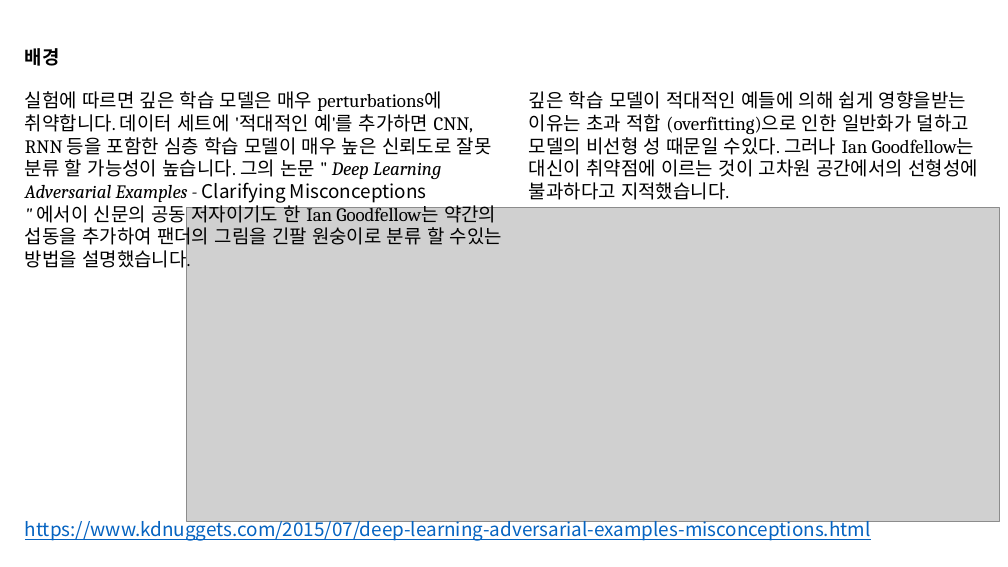
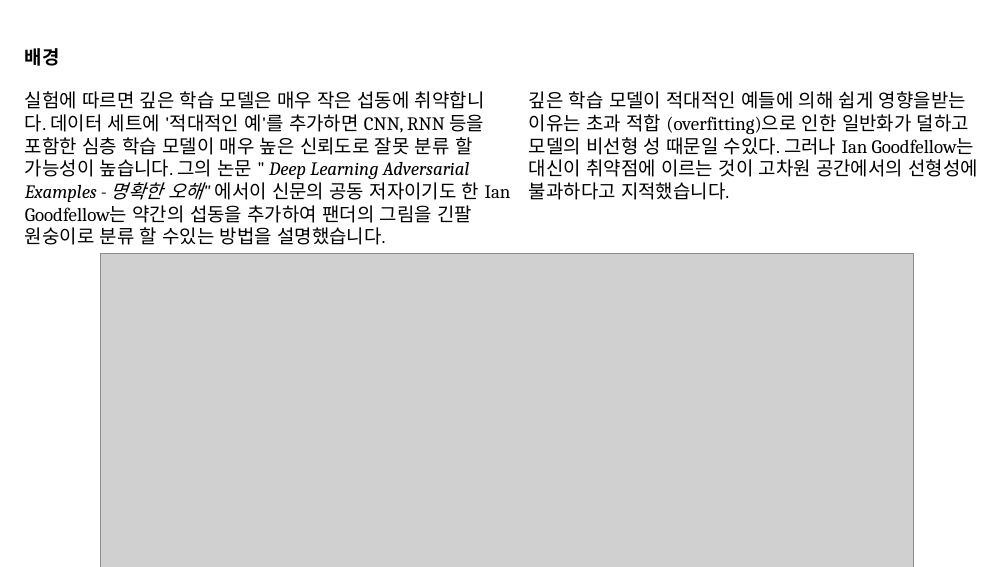
Before and after one commit to modudeepnlp/code_implementation, a slide deck: slide 3 of resources/slide/Adversarial Training Methods For Semi-Supervised Text Classification_20190311_ChangWookJun.pptx. Drawn at 1008x567 pixels with LibreOffice and Linux fonts; fonts in the diff are those of the drawing; grey boxes stand for pictures. Boxes give left, top, right and bottom in pixels: in the first picture for what was removed or moved away, otherwise in the second. Text is boxed around its words. In the diff, an @@ line names an element or a change of style, - is before the commit and + after.

```diff
--- a/resources/slide/Adversarial Training Methods For Semi-Supervised Text Classification_20190311_ChangWookJun.pptx
+++ b/resources/slide/Adversarial Training Methods For Semi-Supervised Text Classification_20190311_ChangWookJun.pptx
@@ text at [25, 91, 511, 245]: text changed @@
-실험에 따르면 깊은 학습 모델은 매우 perturbations에 취약합니다. 데이터 세트에 '적대적인 예'를 추가하면 CNN, RNN 등을 포함한 심층 학습 모델이 매우 높은 신뢰도로 잘못 분류 할 가능성이 높습니다. 그의 논문 " Deep Learning Adversarial Examples - Clarifying Misconceptions
-" 에서이 신문의 공동 저자이기도 한 Ian Goodfellow는 약간의 섭동을 추가하여 팬더의 그림을 긴팔 원숭이로 분류 할 수있는 방법을 설명했습니다.
+실험에 따르면 깊은 학습 모델은 매우 작은 섭동에 취약합니다. 데이터 세트에 '적대적인 예'를 추가하면 CNN, RNN 등을 포함한 심층 학습 모델이 매우 높은 신뢰도로 잘못 분류 할 가능성이 높습니다. 그의 논문 " Deep Learning Adversarial Examples - 명확한 오해" 에서이 신문의 공동 저자이기도 한 Ian Goodfellow는 약간의 섭동을 추가하여 팬더의 그림을 긴팔 원숭이로 분류 할 수있는 방법을 설명했습니다.
@@ picture: place and size @@
-picture at [187, 207, 1000, 521]
+picture at [101, 253, 913, 567]
@@ text removed at [25, 516, 871, 541] @@
-https://www.kdnuggets.com/2015/07/deep-learning-adversarial-examples-misconceptions.html
```
Also in this commit, not shown: 9 other slides changed, 7 slides added.
